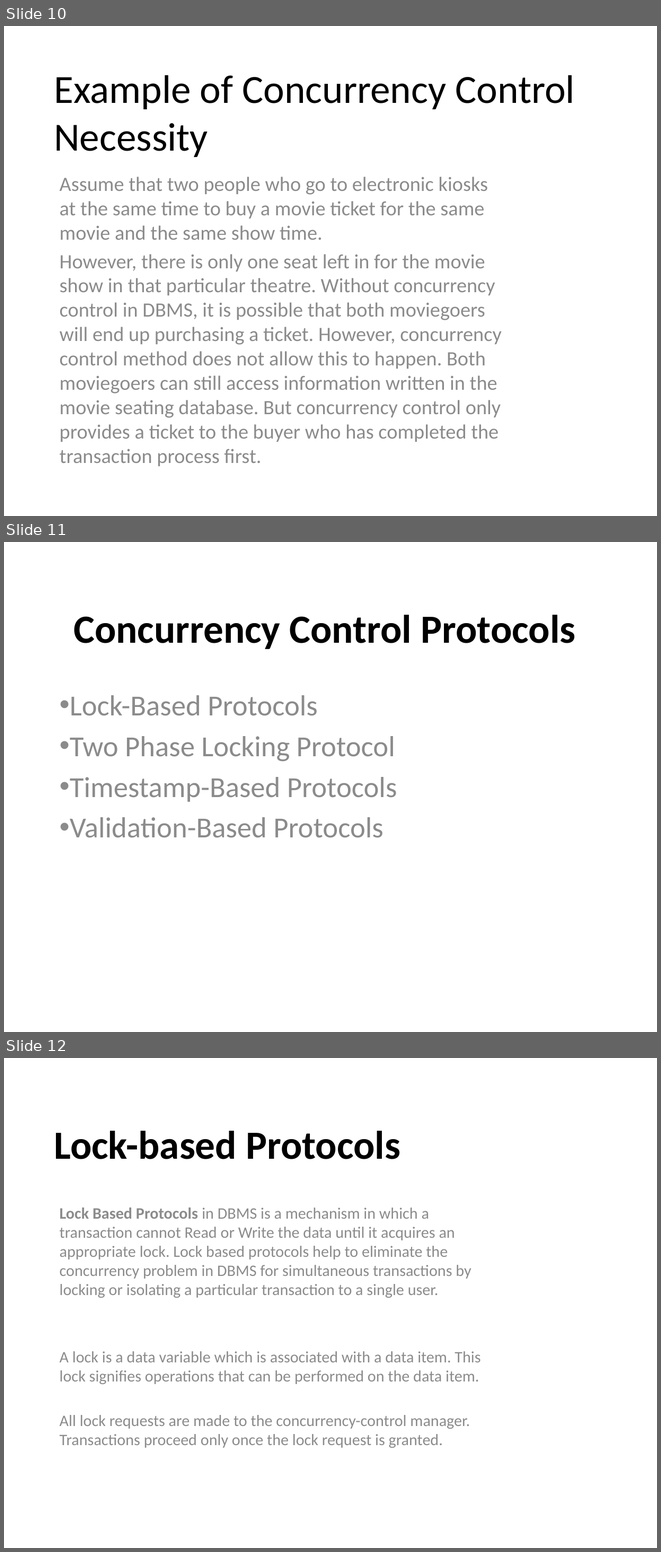
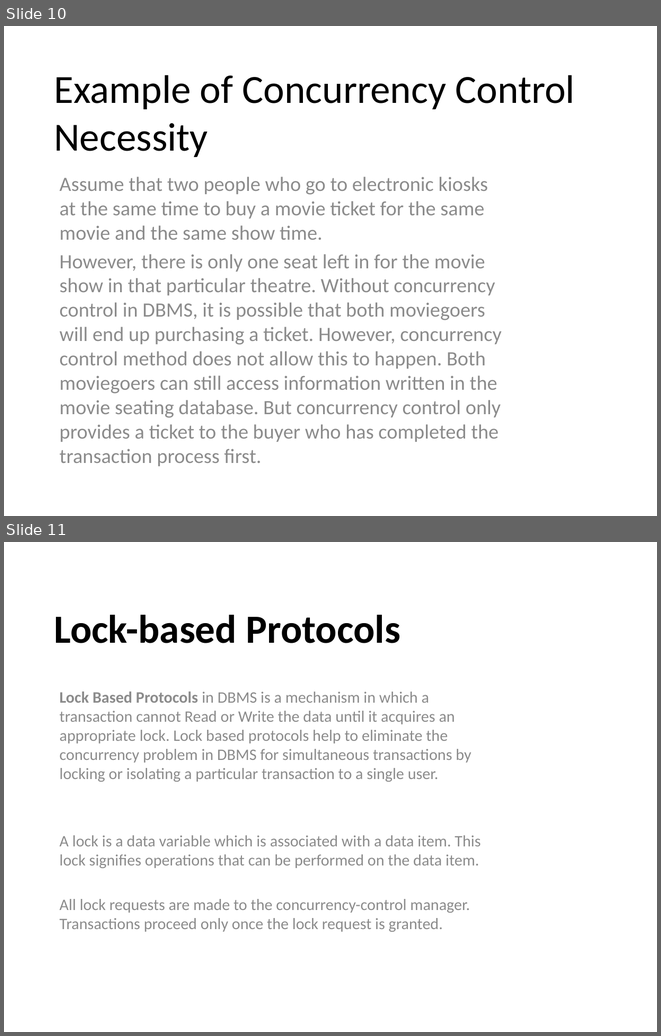
Before and after one commit to arjunQ21/files, a slide deck: DBMS Presentation.pptx. Shown one above the other, each under a label of ours: slides 10, 11 and 12 before the commit, slides 10 and 11 after it. The pictures are 661x1552 and 661x1036 pixels, drawn with LibreOffice and Linux fonts; fonts in the diff are those of the drawing. Boxes give left, top, right and bottom in pixels: in the first picture for what was removed or moved away, otherwise in the second. Text is boxed around its words. In the diff, an @@ line names an element or a change of style, - is before the commit and + after.

```diff
--- a/DBMS Presentation.pptx
+++ b/DBMS Presentation.pptx
@@ slide 11 removed at (4, 542, 657, 1032), background #FFFFFF @@
@@ title removed at (73, 615, 575, 649) @@
-Concurrency Control Protocols
@@ subtitle removed at (70, 695, 397, 838) @@
-• Lock-Based Protocols
-• Two Phase Locking Protocol
-• Timestamp-Based Protocols
-• Validation-Based Protocols
@@ what was slide 12 is now slide 11 @@
```
Also in this commit, not shown: 1 slide changed, 1 other slide removed.
